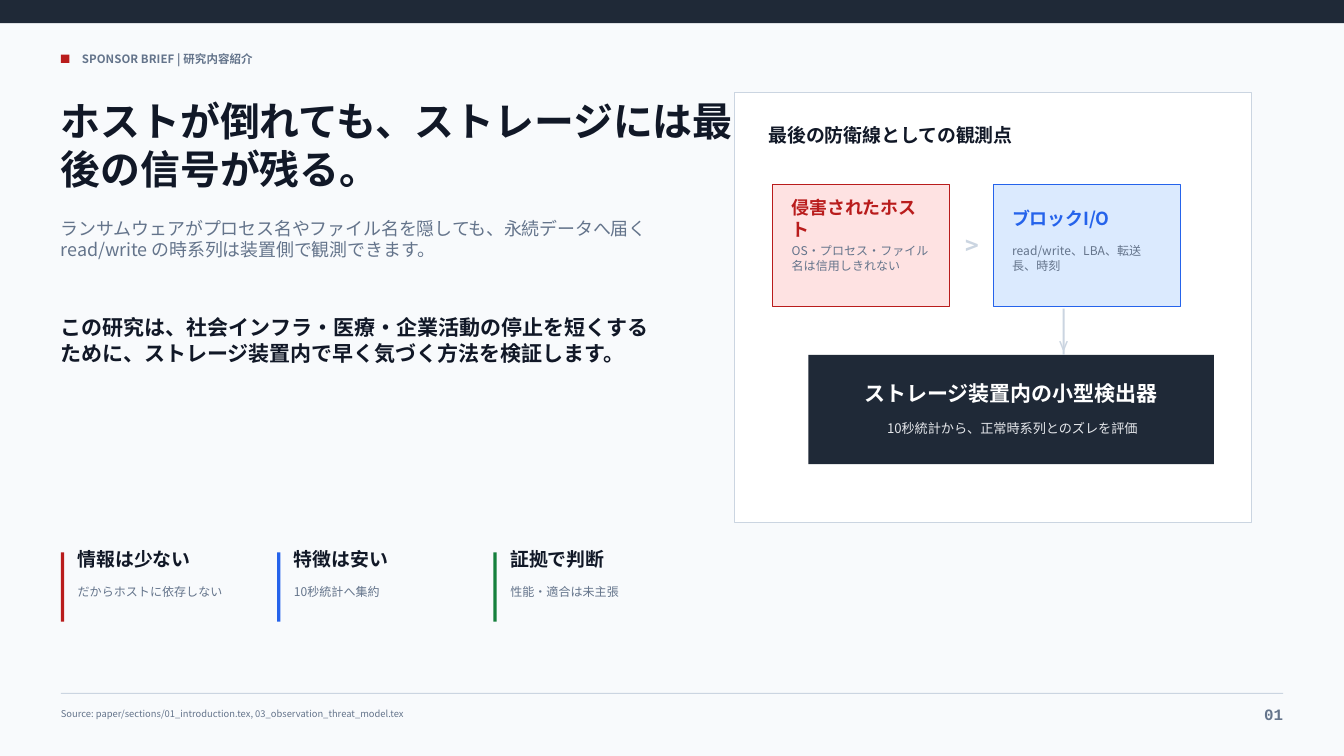
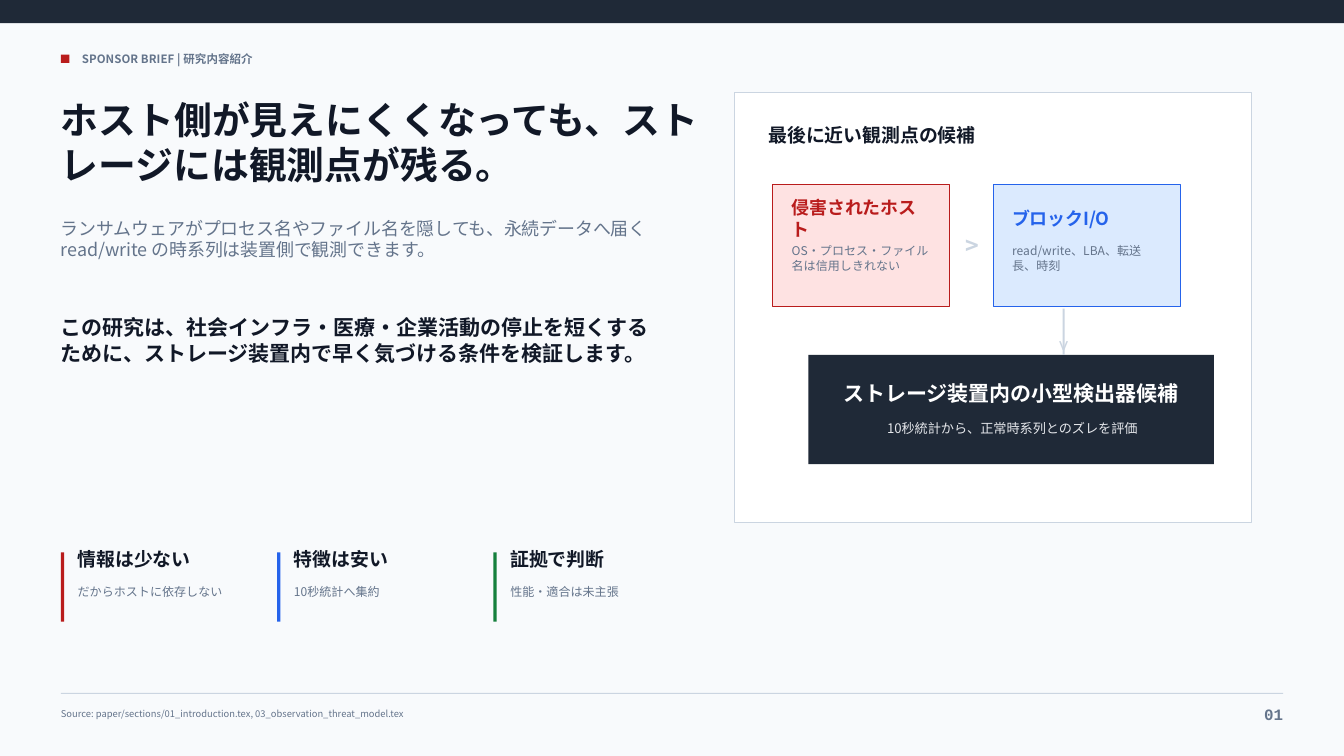
Before and after one commit to t0m0h1r0/research-anomaly, a slide deck: slide 1 of paper/presentations/storage_embedded_ransomware_sponsor_brief.pptx. Drawn at 1344x756 pixels with LibreOffice and Linux fonts; fonts in the diff are those of the drawing. Boxes give left, top, right and bottom in pixels: in the first picture for what was removed or moved away, otherwise in the second. Text is boxed around its words. In the diff, an @@ line names an element or a change of style, - is before the commit and + after.

```diff
--- a/paper/presentations/storage_embedded_ransomware_sponsor_brief.pptx
+++ b/paper/presentations/storage_embedded_ransomware_sponsor_brief.pptx
@@ text at bbox=[61, 101, 698, 183]: text changed; size 28.5 to 27 pt @@
-ホストが倒れても、ストレージには最後の信号が残る。
+ホスト側が見えにくくなっても、ストレージには観測点が残る。
@@ text at bbox=[769, 126, 976, 144]: text changed @@
-最後の防衛線としての観測点
+最後に近い観測点の候補
@@ text at bbox=[61, 317, 648, 363]: text changed @@
-この研究は、社会インフラ・医療・企業活動の停止を短くするために、ストレージ装置内で早く気づく方法を検証します。
+この研究は、社会インフラ・医療・企業活動の停止を短くするために、ストレージ装置内で早く気づける条件を検証します。
@@ text at bbox=[843, 383, 1179, 403]: text changed @@
-ストレージ装置内の小型検出器
+ストレージ装置内の小型検出器候補
```
Also in this commit, not shown: 4 other slides changed, 2 other files.
